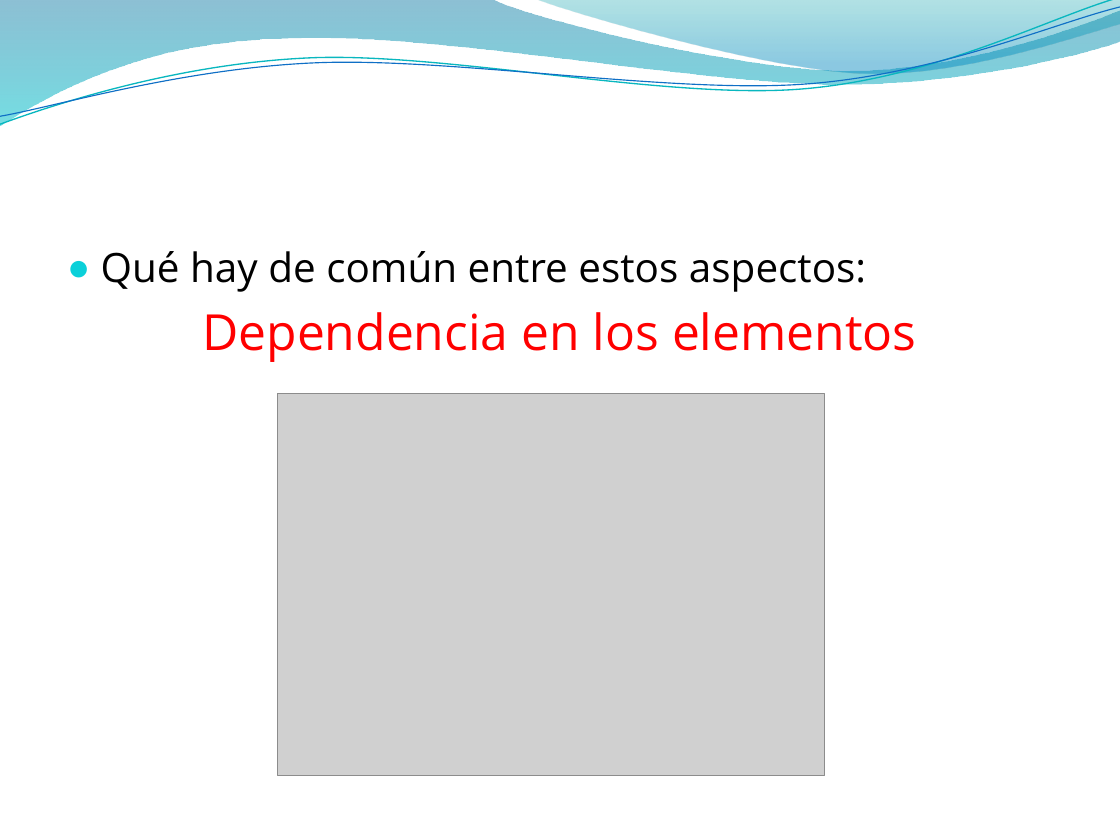
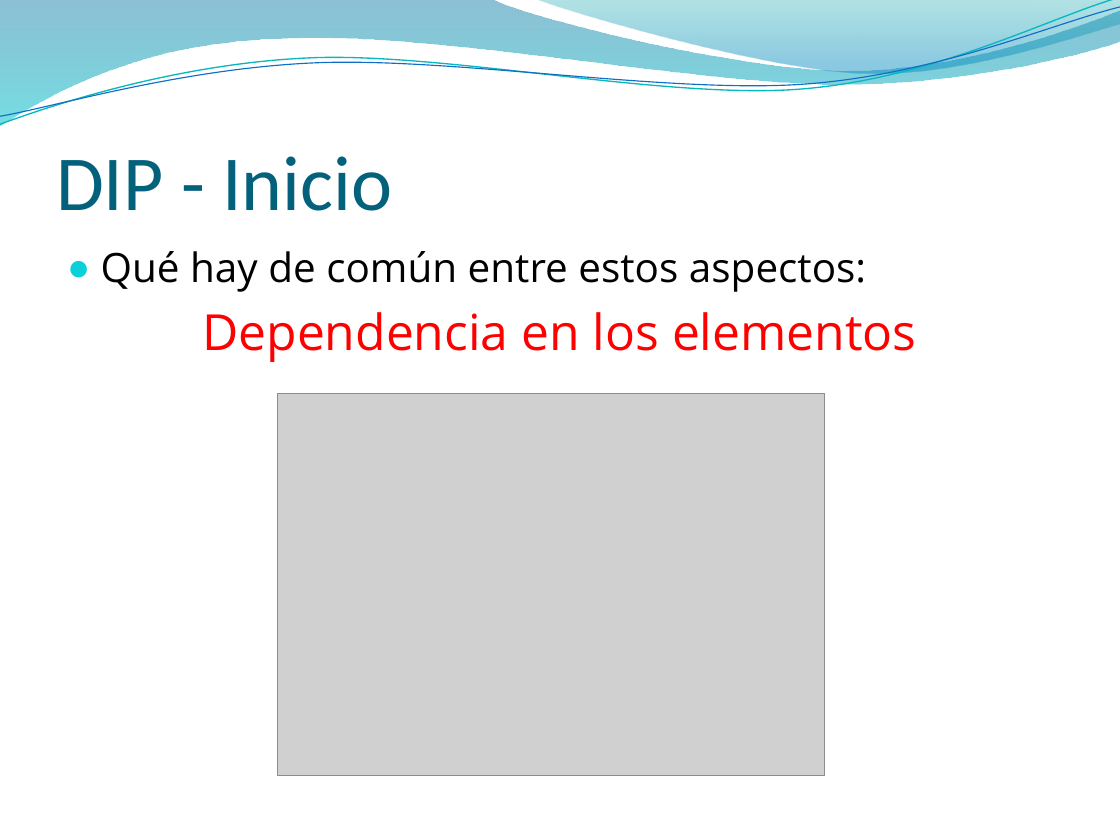
Before and after one commit to vvalotto/MiRepositorio, a slide deck: slide 45 of Disenio de Software/Principios OO/Presentaciones/Principios de Diseño OO.pptx. Drawn at 1120x840 pixels with LibreOffice and Linux fonts; fonts in the diff are those of the drawing; grey boxes stand for pictures; background and template pictures are left out. Boxes give left, top, right and bottom in pixels: in the first picture for what was removed or moved away, otherwise in the second. Text is boxed around its words. In the diff, an @@ line names an element or a change of style, - is before the commit and + after.

Commit message:
20032014

```diff
--- a/Disenio de Software/Principios OO/Presentaciones/Principios de Diseño OO.pptx
+++ b/Disenio de Software/Principios OO/Presentaciones/Principios de Diseño OO.pptx
@@ title added at <box>56,156,392,211</box>, 50 pt, text #04617B @@
+DIP - Inicio
```
Also in this commit, not shown: 2 other slides changed.
